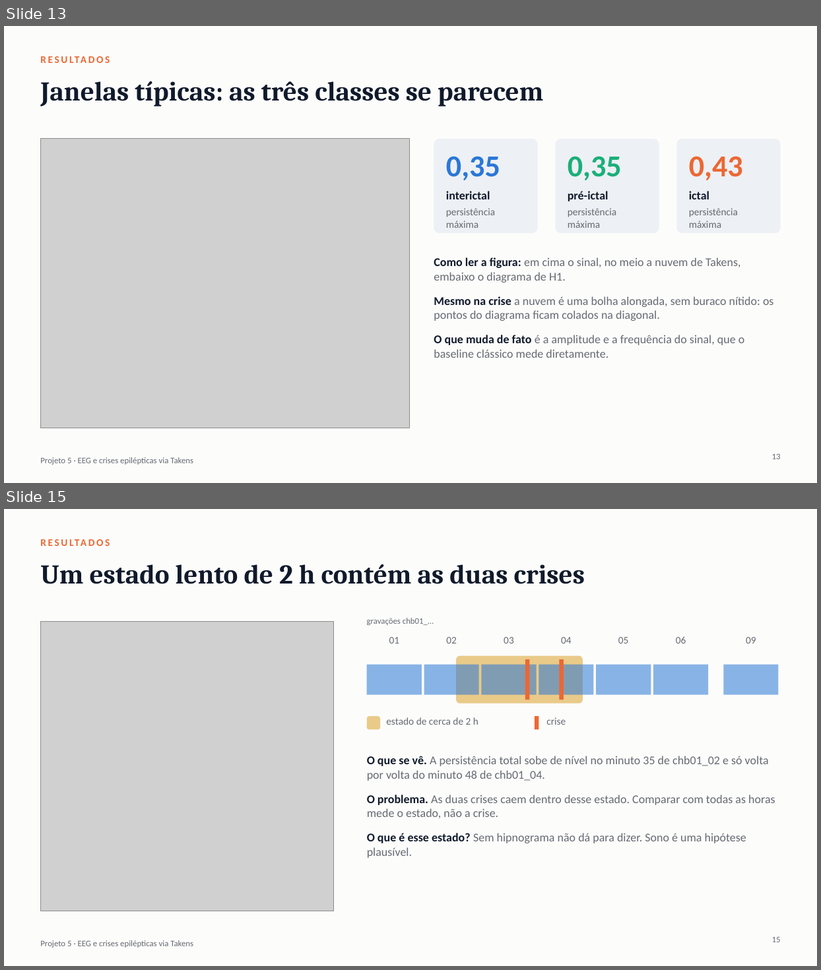
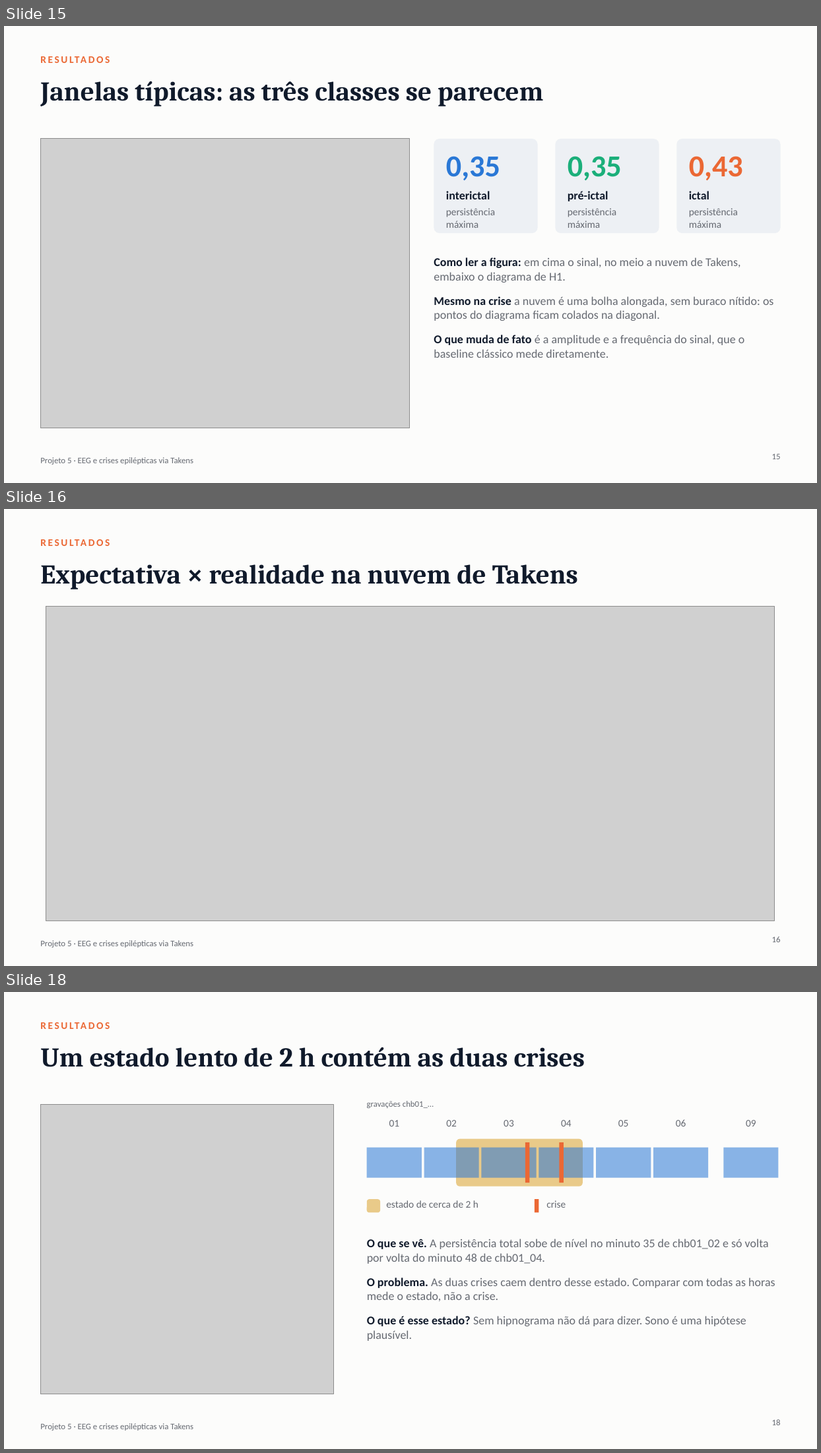
Before and after one commit to emiliodl/trab_final_atd, a slide deck: apresentacao_projeto5_tda.pptx. Shown one above the other, each under a label of ours: slides 13 and 15 before the commit, slides 15, 16 and 18 after it; the slides between them are not shown. The pictures are 821x970 and 821x1453 pixels, drawn with LibreOffice and Linux fonts; fonts in the diff are those of the drawing; grey boxes stand for pictures. Boxes give left, top, right and bottom in pixels: in the first picture for what was removed or moved away, otherwise in the second. Text is boxed around its words. In the diff, an @@ line names an element or a change of style, - is before the commit and + after.

```diff
--- a/apresentacao_projeto5_tda.pptx
+++ b/apresentacao_projeto5_tda.pptx
@@ slide 16 added at <box>4,509,817,966</box>, background #FCFCFB; not listed: 1 template element that a slide beside it also shows @@
@@ text added at <box>40,537,589,555</box>, 12 pt, text #EB6834, bold @@
+RESULTADOS
@@ title added at <box>40,564,578,590</box>, 32 pt, text #101A2B, bold @@
+Expectativa × realidade na nuvem de Takens
@@ picture added at <box>46,607,774,921</box> @@
@@ page number added at <box>772,937,781,943</box>, 10 pt, text #666A72 @@
+16
@@ what was slide 13 is now slide 15 @@
@@ what was slide 15 is now slide 18 @@
@@ page number at <box>772,1420,781,1426</box>: text changed @@
-15
+18
```
Also in this commit, not shown: 5 slides changed, 5 other slides added, 1 slide removed, 58 other files.
